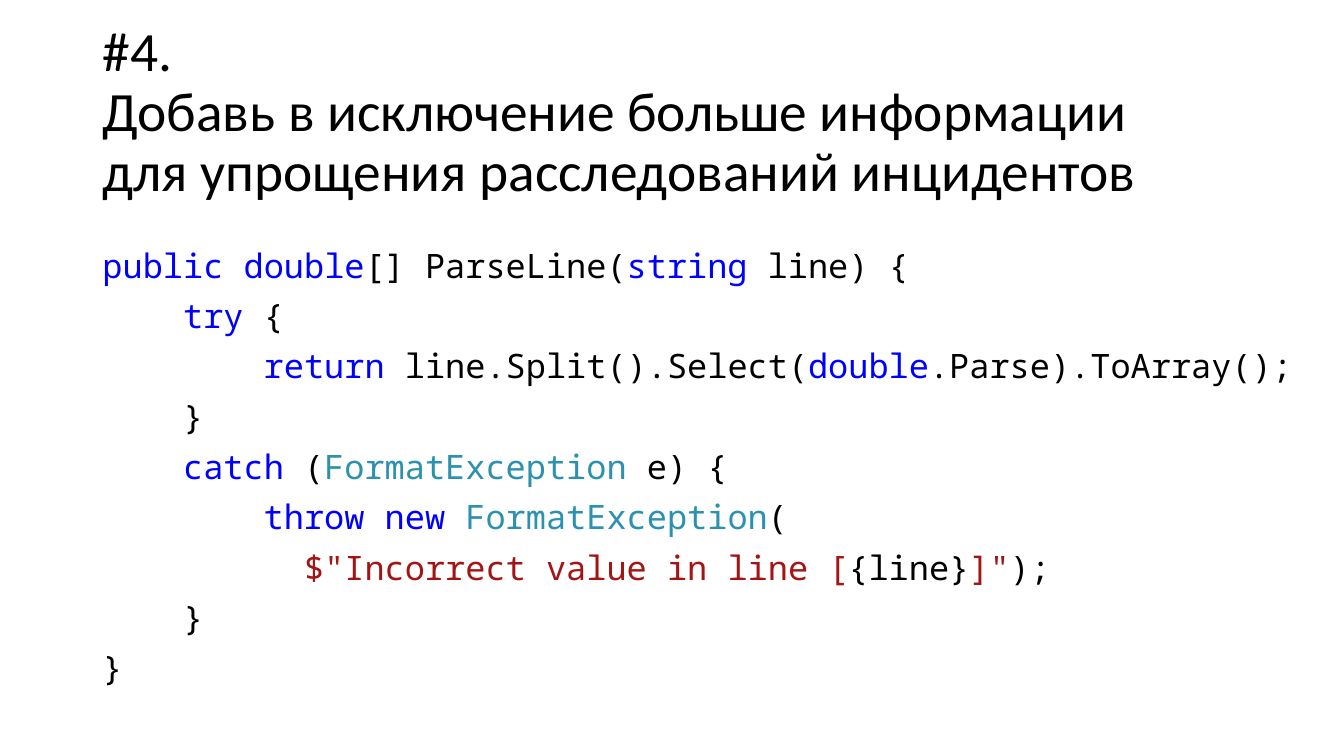
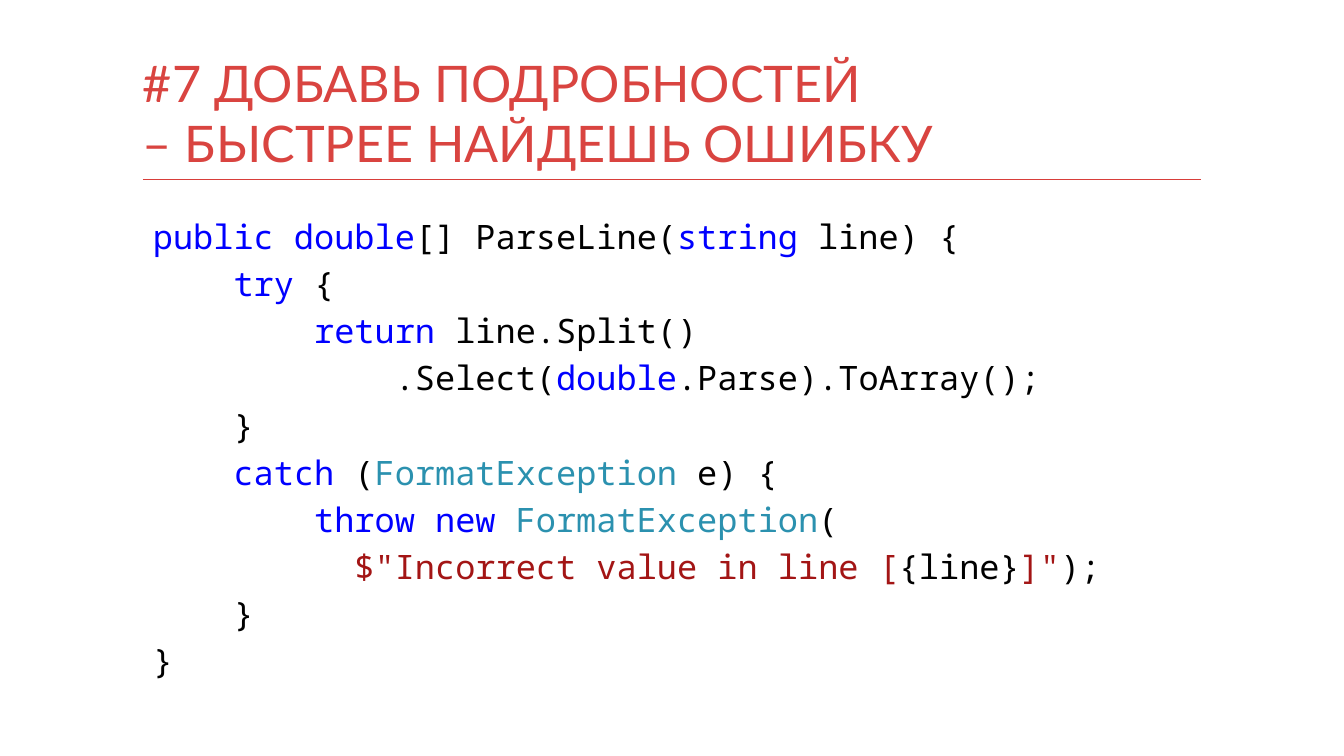
Before and after one commit to kontur-courses/exceptions, a slide deck: slide 20 of exceptions.pptx (slide 10 before the commit). Drawn at 1344x756 pixels with LibreOffice and Linux fonts; fonts in the diff are those of the drawing. Boxes give left, top, right and bottom in pixels: in the first picture for what was removed or moved away, otherwise in the second. Text is boxed around its words. In the diff, an @@ line names an element or a change of style, - is before the commit and + after.

```diff
--- a/exceptions.pptx
+++ b/exceptions.pptx
@@ title removed at bbox=[102, 33, 1136, 200] @@
-#4.
-Добавь в исключение больше информации
-для упрощения расследований инцидентов
@@ title added at bbox=[143, 58, 934, 171], 36 pt, text #D94440 @@
+#7 ДОБАВЬ ПОДРОБНОСТЕЙ
+– БЫСТРЕЕ НАЙДЕШЬ ОШИБКУ
@@ line added from (143, 179) to (1202, 179), #D83F3B 1 pt @@
@@ text "public double[] ParseLine(string line) {": place and size @@
-text "public double[] ParseLine(string line) {" at bbox=[102, 252, 1292, 586]
+text "public double[] ParseLine(string line) {" at bbox=[153, 223, 1101, 585]
@@ text at bbox=[153, 223, 1101, 585]: line spacing 0.9 to 1; less space between paragraphs @@
@@ text at bbox=[314, 317, 1040, 399]: text changed @@
-return line.Split().Select(double.Parse).ToArray();
+return line.Split()
+.Select(double.Parse).ToArray();
```
Also in this commit, not shown: 14 other slides changed, 9 slides added, 1 slide removed, 6 other files.
